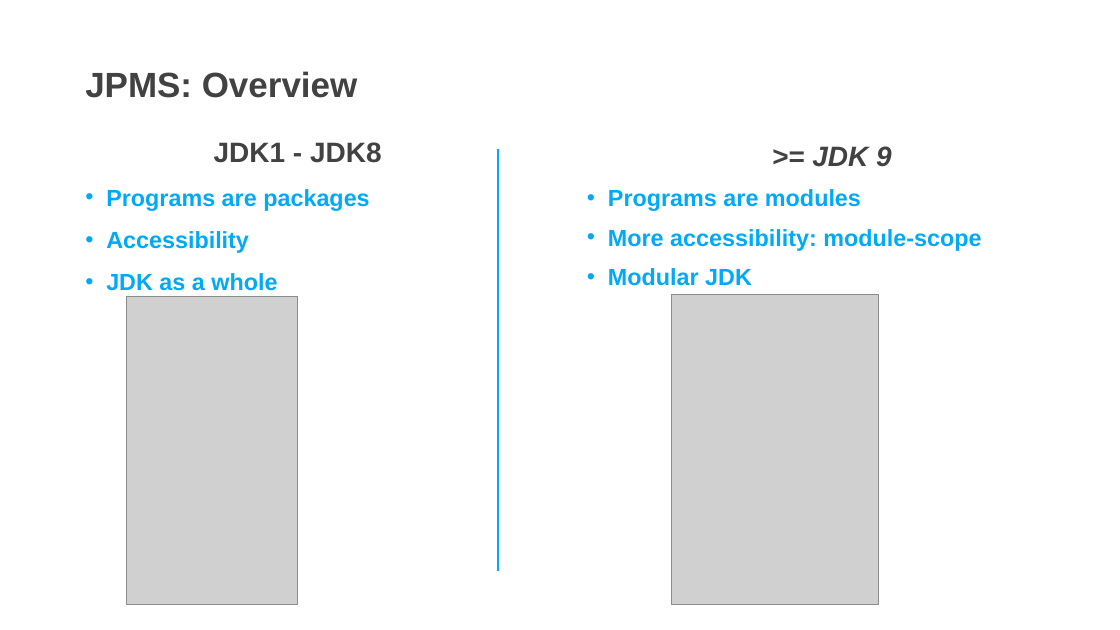
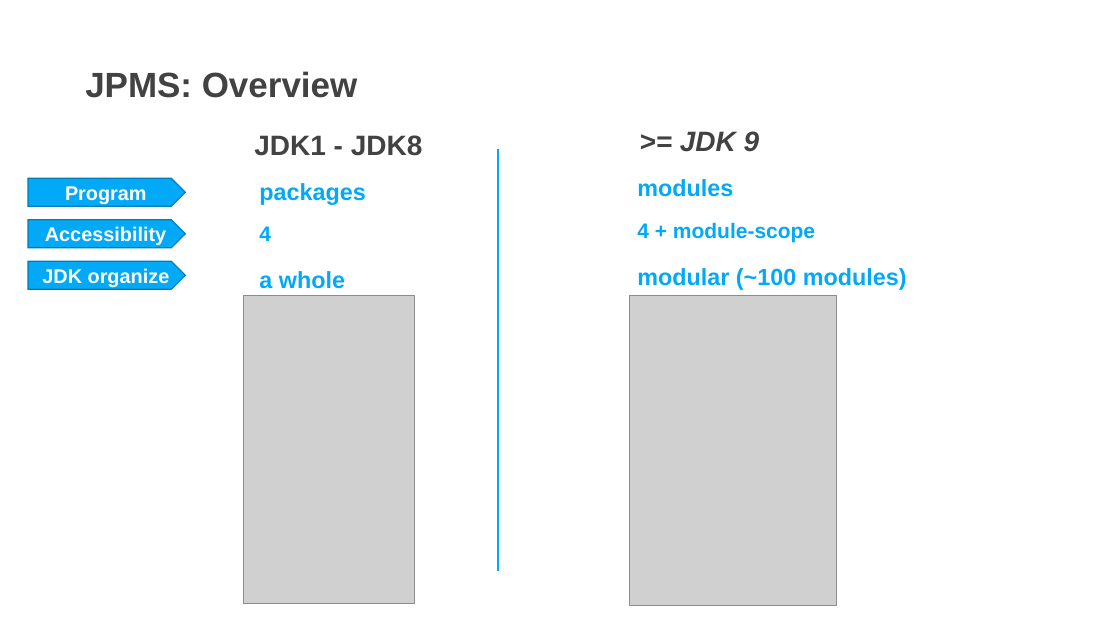
Before and after one commit to DevDay2019-AxonActive/DevDay2019---Advanced-Java, a slide deck: slide 2 of bin/presentations/JPMS.pptx. Drawn at 1120x630 pixels with LibreOffice and Linux fonts; fonts in the diff are those of the drawing; grey boxes stand for pictures; background and template pictures are left out. Boxes give left, top, right and bottom in pixels: in the first picture for what was removed or moved away, otherwise in the second. Text is boxed around its words. In the diff, an @@ line names an element or a change of style, - is before the commit and + after.

```diff
--- a/bin/presentations/JPMS.pptx
+++ b/bin/presentations/JPMS.pptx
@@ text "JDK1 - JDK8": place and size @@
-text "JDK1 - JDK8" at box(106, 142, 382, 291)
+text "JDK1 - JDK8" at box(254, 135, 423, 156)
@@ text ">= JDK 9": place and size @@
-text ">= JDK 9" at box(608, 146, 981, 286)
+text ">= JDK 9" at box(680, 131, 760, 152)
@@ pentagon arrow added at box(28, 178, 185, 206), fill #02A9F7, outline #017DB7 1 pt, 17 pt, text #FFFFFF, bold @@
+Program
@@ text added at box(637, 179, 733, 197), 20 pt, text #02A9F7, bold @@
+modules
@@ text at box(106, 189, 369, 291): paragraphs removed @@
-• Programs are packages
-• Accessibility
-• JDK as a whole
@@ text added at box(259, 183, 365, 205), 20 pt, text #02A9F7, bold @@
+packages
@@ text at box(608, 189, 981, 286): paragraphs removed @@
-• Programs are modules
-• More accessibility: module-scope
-• Modular JDK
@@ pentagon arrow added at box(28, 220, 185, 248), fill #02A9F7, outline #017DB7 1 pt, 17 pt, text #FFFFFF, bold @@
+Accessibility
@@ text added at box(259, 226, 271, 241), 18 pt, text #02A9F7, bold @@
+4
@@ text added at box(637, 222, 815, 242), 18 pt, text #02A9F7, bold @@
+4 + module-scope
@@ pentagon arrow added at box(28, 261, 185, 289), fill #02A9F7, outline #017DB7 1 pt, 17 pt, text #FFFFFF, bold @@
+JDK organize
@@ text added at box(637, 268, 907, 290), 20 pt, text #02A9F7, bold @@
+modular (~100 modules)
@@ picture: place and size @@
-picture at box(127, 297, 297, 604)
+picture at box(244, 296, 414, 603)
@@ text added at box(259, 271, 345, 289), 20 pt, text #02A9F7, bold @@
+a whole
@@ picture: place and size @@
-picture at box(671, 295, 878, 605)
+picture at box(629, 296, 836, 606)
```
Also in this commit, not shown: 6 other slides changed, 1 other file.
